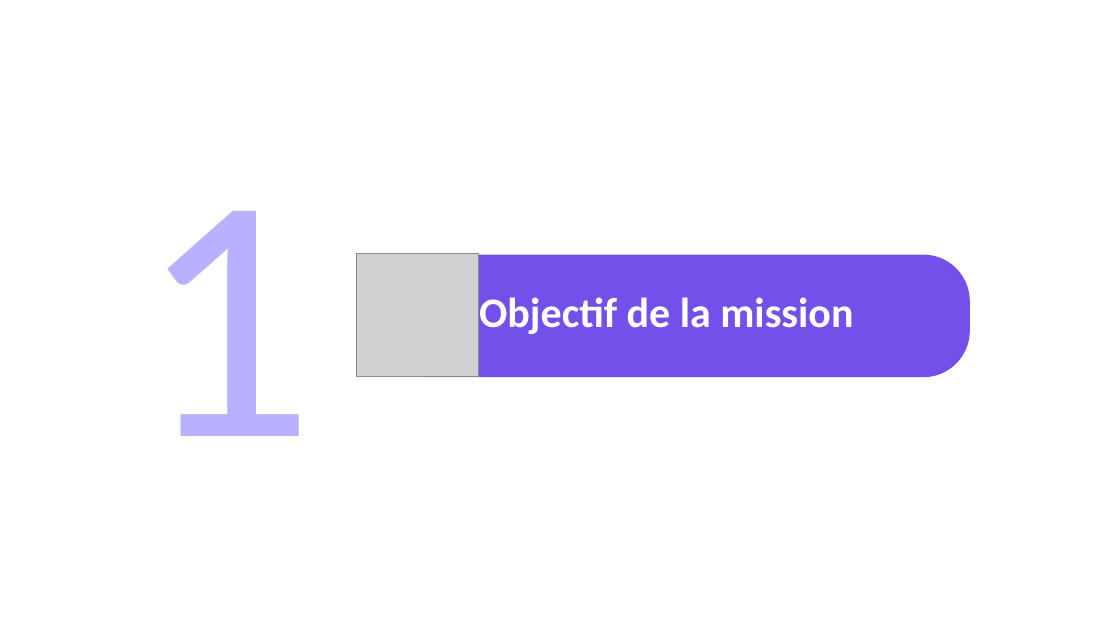
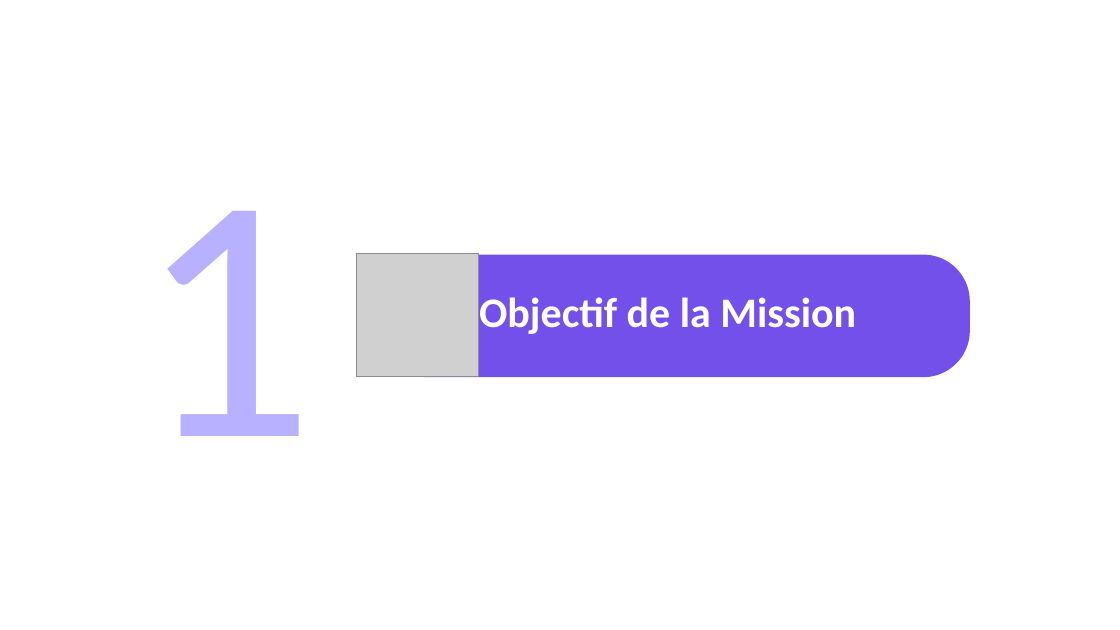
Before and after one commit to amaye15/OpenClassroom--Machine-Learning-Engineer, a slide deck: slide 3 of P2/P2.pptx. Drawn at 1120x630 pixels with LibreOffice and Linux fonts; fonts in the diff are those of the drawing; grey boxes stand for pictures. Boxes give left, top, right and bottom in pixels: in the first picture for what was removed or moved away, otherwise in the second. Text is boxed around its words. In the diff, an @@ line names an element or a change of style, - is before the commit and + after.

```diff
--- a/P2/P2.pptx
+++ b/P2/P2.pptx
@@ text at [479, 297, 856, 334]: text changed @@
-Objectif de la mission
+Objectif de la Mission
```
Also in this commit, not shown: 19 other slides changed, 1 slide added, 1 slide removed, 2 other files.
